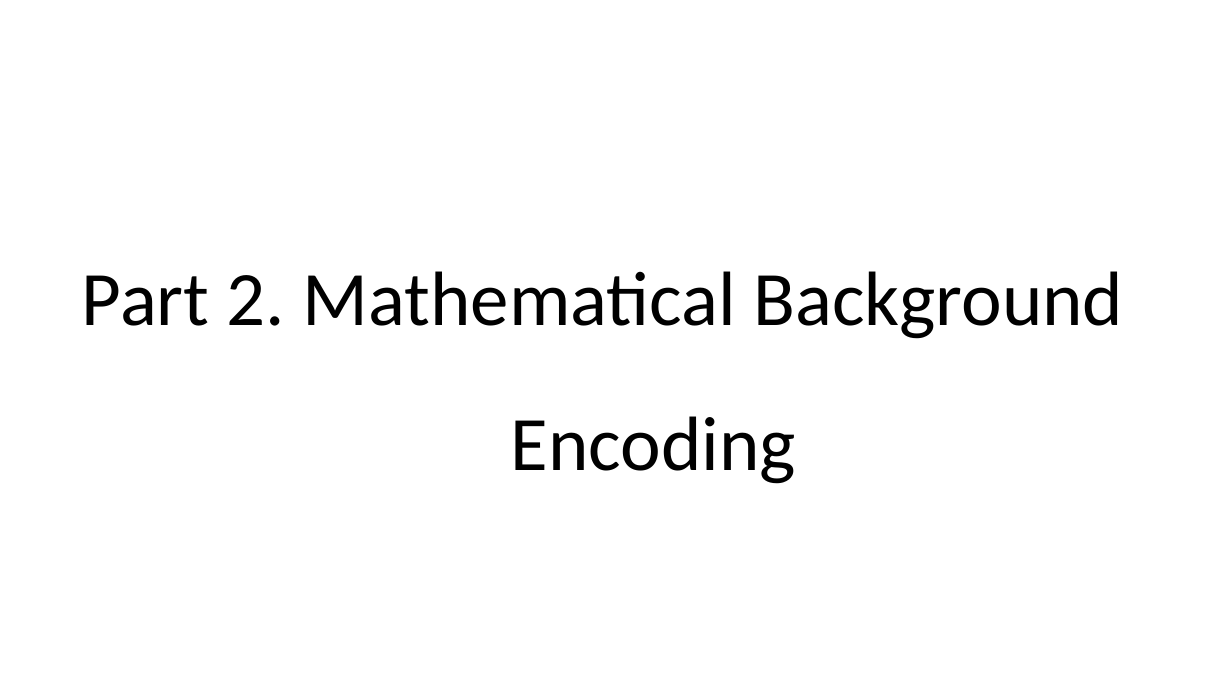
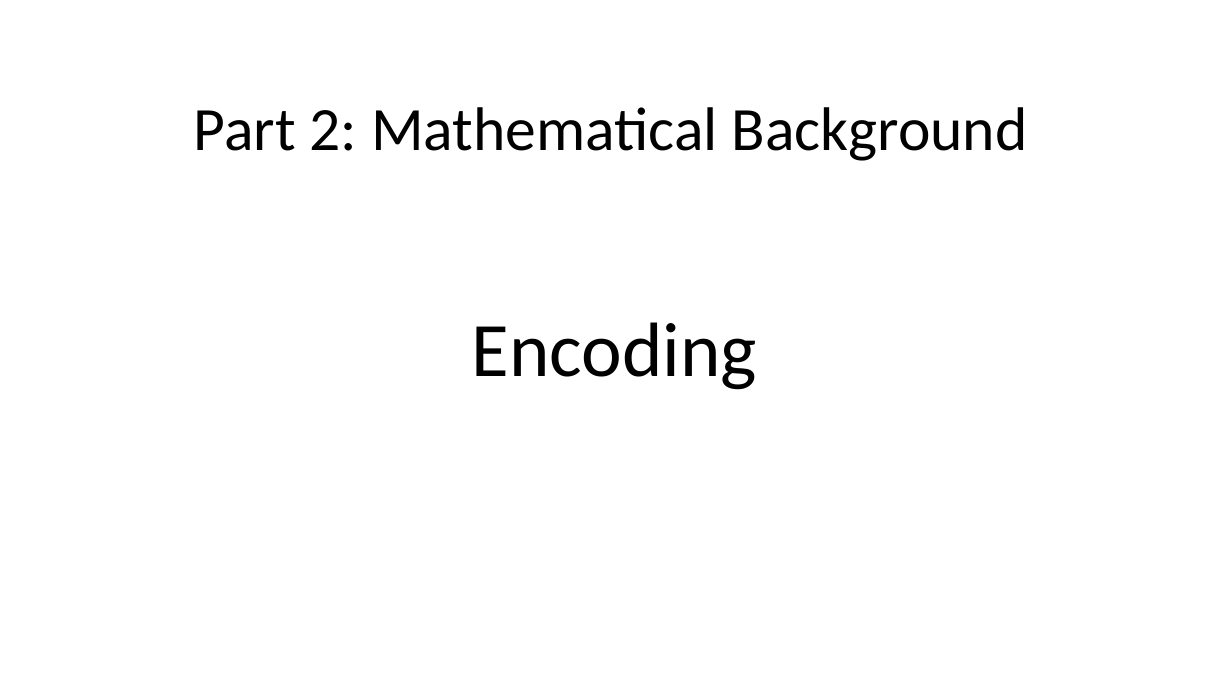
Before and after one commit to AlonSpinner/GradNumMethods, a slide deck: slide 8 of Presentation/Presentation.pptx. Drawn at 1232x693 pixels with LibreOffice and Linux fonts; fonts in the diff are those of the drawing. Boxes give left, top, right and bottom in pixels: in the first picture for what was removed or moved away, otherwise in the second. Text is boxed around its words. In the diff, an @@ line names an element or a change of style, - is before the commit and + after.

```diff
--- a/Presentation/Presentation.pptx
+++ b/Presentation/Presentation.pptx
@@ text at (194,107,1028,161): text changed; size 60 to 48 pt @@
-Part 2. Mathematical Background
+Part 2: Mathematical Background
@@ text "Encoding": place and size @@
-text "Encoding" at (511,416,796,484)
+text "Encoding" at (472,322,757,390)
```
Also in this commit, not shown: 4 other slides changed, 7 slides added, 6 slides removed, 2 other files.
